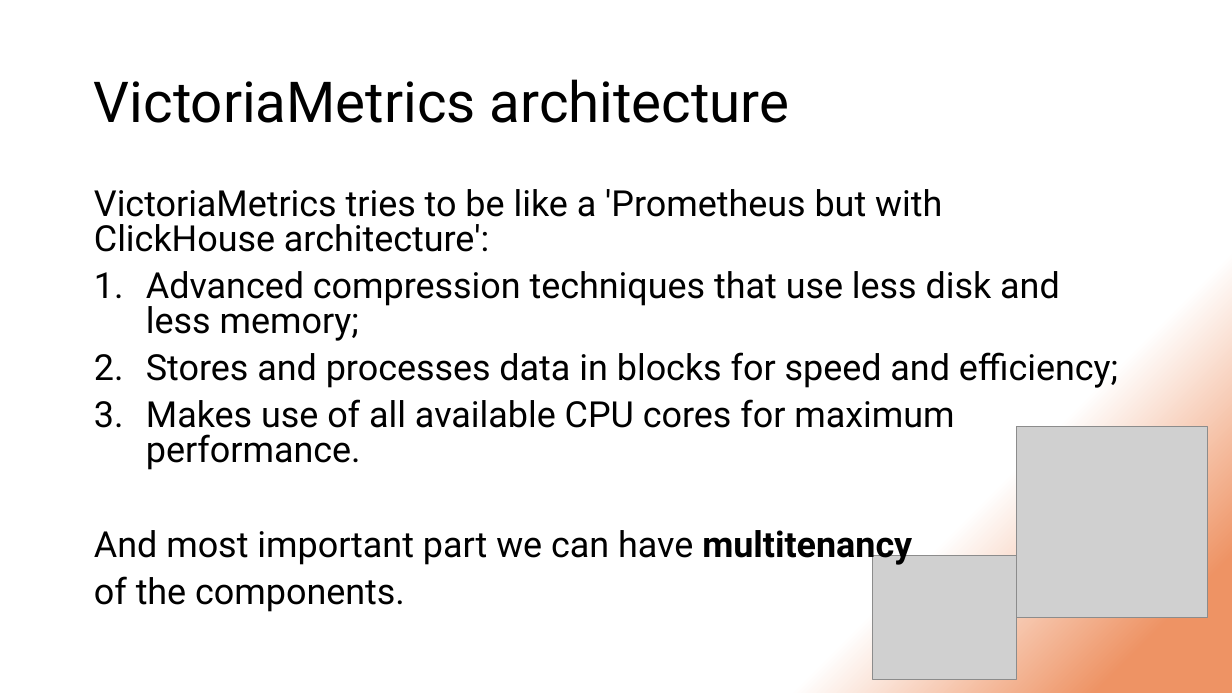
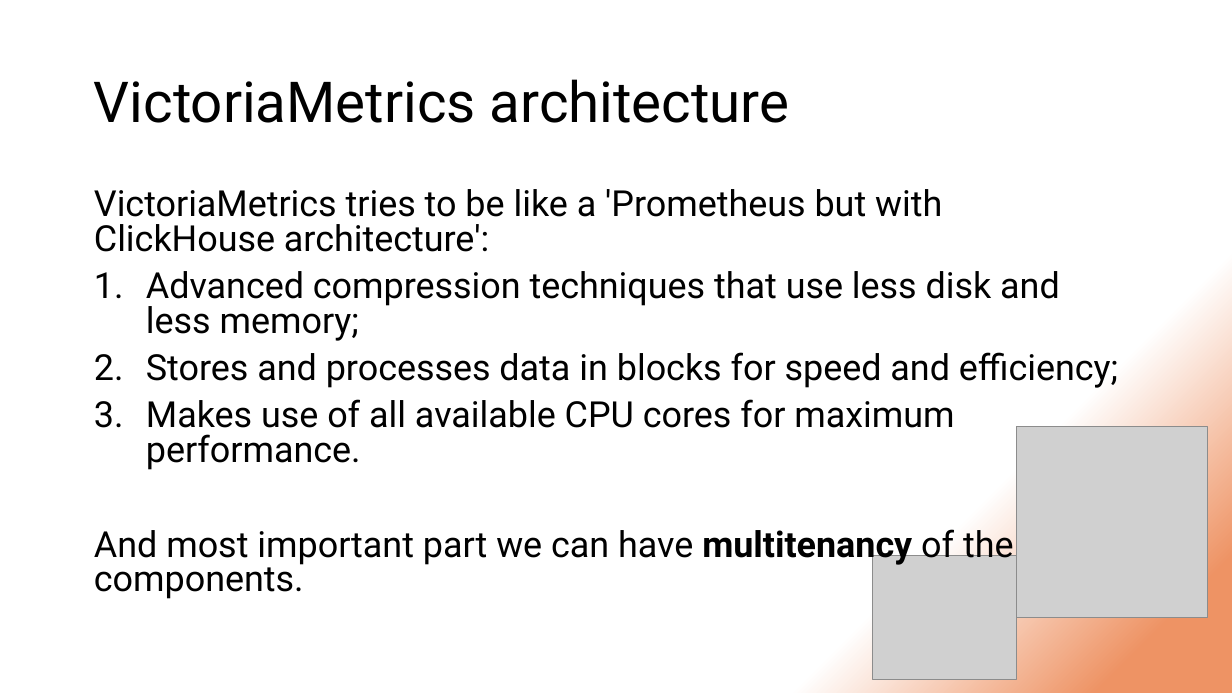
Before and after one commit to DStefanow/victoriametrics-poc, a slide deck: slide 23 of presentation-content/migrating-from-prometheus-to-vm.pptx. Drawn at 1232x693 pixels with LibreOffice and Linux fonts; fonts in the diff are those of the drawing; grey boxes stand for pictures. Boxes give left, top, right and bottom in pixels: in the first picture for what was removed or moved away, otherwise in the second. Text is boxed around its words. In the diff, an @@ line names an element or a change of style, - is before the commit and + after.

```diff
--- a/presentation-content/migrating-from-prometheus-to-vm.pptx
+++ b/presentation-content/migrating-from-prometheus-to-vm.pptx
@@ text at <box>94,529,1014,599</box>: text changed @@
-And most important part we can have multitenancy
-of the components.
+And most important part we can have multitenancy of the components.
```
Also in this commit, not shown: 2 other slides changed.
